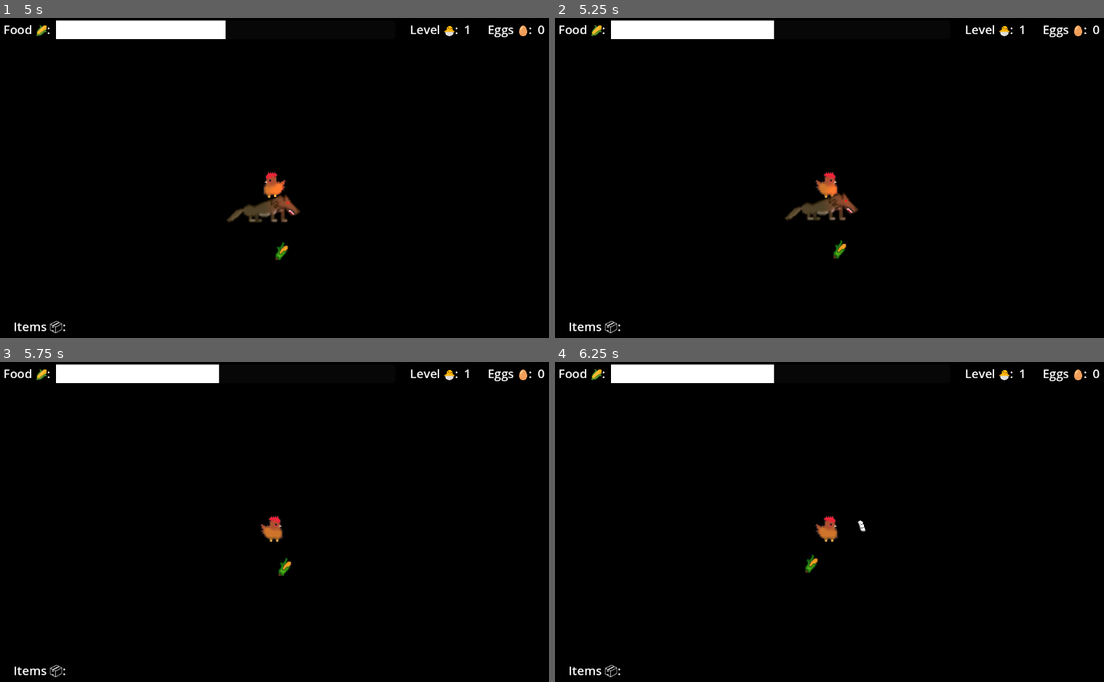
Above: before the commit, frames 1-4 (two rows, left to right).
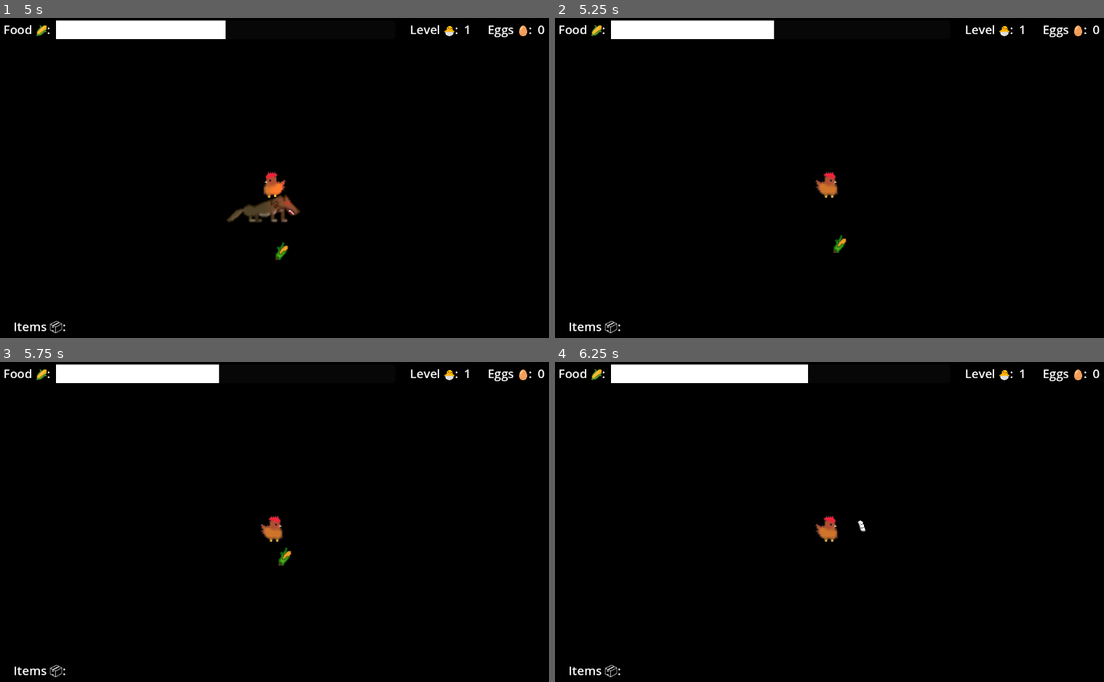
Above: after the commit, the same moments.

Repository: jackfruitgames/chickeeen
Game: Godot game, scene res://scenes/testscene/testscene.tscn
Same seed, same stepped clock (60 frames per second), same inputs: the game is played once before the commit and once after it. This scene is started directly instead of the project's main scene.
Inputs:
- Up to frame 1 (5 s): hold Right (move_right) 0.53-1.28 s; tap Q (shoot) at 0.6, 1.55, 2.1, 3.05, 3.6, 4.55 s; hold Down (move_down) 1.28-2.03 s; tap E (lay_egg) at 1.35, 4.35 s; hold Right (move_right) 2.03-2.78 s; hold Up (move_up) 2.78-3.53 s; tap Space (sprint) at 2.85 s; hold Left (move_left) from 3.53 s (still down)
- Up to frame 2 (5.25 s): release Left (move_left) at 5.03 s; hold Down (move_down) from 5.03 s (still down); tap Q (shoot) at 5.1 s
- Up to frame 3 (5.75 s): keep holding Down (move_down)
- Up to frame 4 (6.25 s): release Down (move_down) at 5.78 s; hold Right (move_right) from 5.78 s (still down); tap Space (sprint) at 5.85 s; tap Q (shoot) at 6.05 s

Frame 1 is identical in both runs. In frame 2, 0.8% of the frame differs, in the area x 41-56%, y 51-76%; in frame 3, 0.1%; in frame 4, 0.5%.

Commit message:
Chicken can kill wolf accurately
Co-Authored-By: Benj Fassbind <randombenj@gmail.com>

Diff:
--- a/scenes/chicken/shotgun.gd
+++ b/scenes/chicken/shotgun.gd
@@ -1,6 +1,15 @@
 extends Node2D
 
 var shoot_wolfs = []
+
+
+func kill_the_wolf(collider):
+	if collider != null and collider.is_in_group("wolf"):
+		print("killed a wolf")
+		shoot_wolfs.append(collider)
+		var distance = global_position.distance_to(collider.global_position)
+		$WolfKillerTimer.wait_time = distance / 250
+		$WolfKillerTimer.start()
 
 
 func _physics_process(delta: float):
@@ -15,38 +24,23 @@
 
 		if $ShotsFIred/ShotgunRayCast.is_colliding():
 			var collider = $ShotsFIred/ShotgunRayCast.get_collider()
-			if collider != null and collider.is_in_group("wolf"):
-				print("killed a wolf")
-				shoot_wolfs.append(collider)
-				$WolfKillerTimer.start()
+			kill_the_wolf(collider)
 
 		if $ShotsFIred/ShotgunRayCast2.is_colliding():
 			var collider = $ShotsFIred/ShotgunRayCast2.get_collider()
-			if collider != null and collider.is_in_group("wolf"):
-				print("killed a wolf")
-				shoot_wolfs.append(collider)
-				$WolfKillerTimer.start()
+			kill_the_wolf(collider)
 
 		if $ShotsFIred/ShotgunRayCast3.is_colliding():
 			var collider = $ShotsFIred/ShotgunRayCast3.get_collider()
-			if collider != null and collider.is_in_group("wolf"):
-				print("killed a wolf")
-				shoot_wolfs.append(collider)
-				$WolfKillerTimer.start()
+			kill_the_wolf(collider)
 
 		if $ShotsFIred/ShotgunRayCast4.is_colliding():
 			var collider = $ShotsFIred/ShotgunRayCast4.get_collider()
-			if collider != null and collider.is_in_group("wolf"):
-				print("killed a wolf")
-				shoot_wolfs.append(collider)
-				$WolfKillerTimer.start()
+			kill_the_wolf(collider)
 
 		if $ShotsFIred/ShotgunRayCast5.is_colliding():
 			var collider = $ShotsFIred/ShotgunRayCast5.get_collider()
-			if collider != null and collider.is_in_group("wolf"):
-				print("killed a wolf")
-				shoot_wolfs.append(collider)
-				$WolfKillerTimer.start()
+			kill_the_wolf(collider)
 
 func _on_wolf_killer_timer_timeout():
 	for w in shoot_wolfs:
